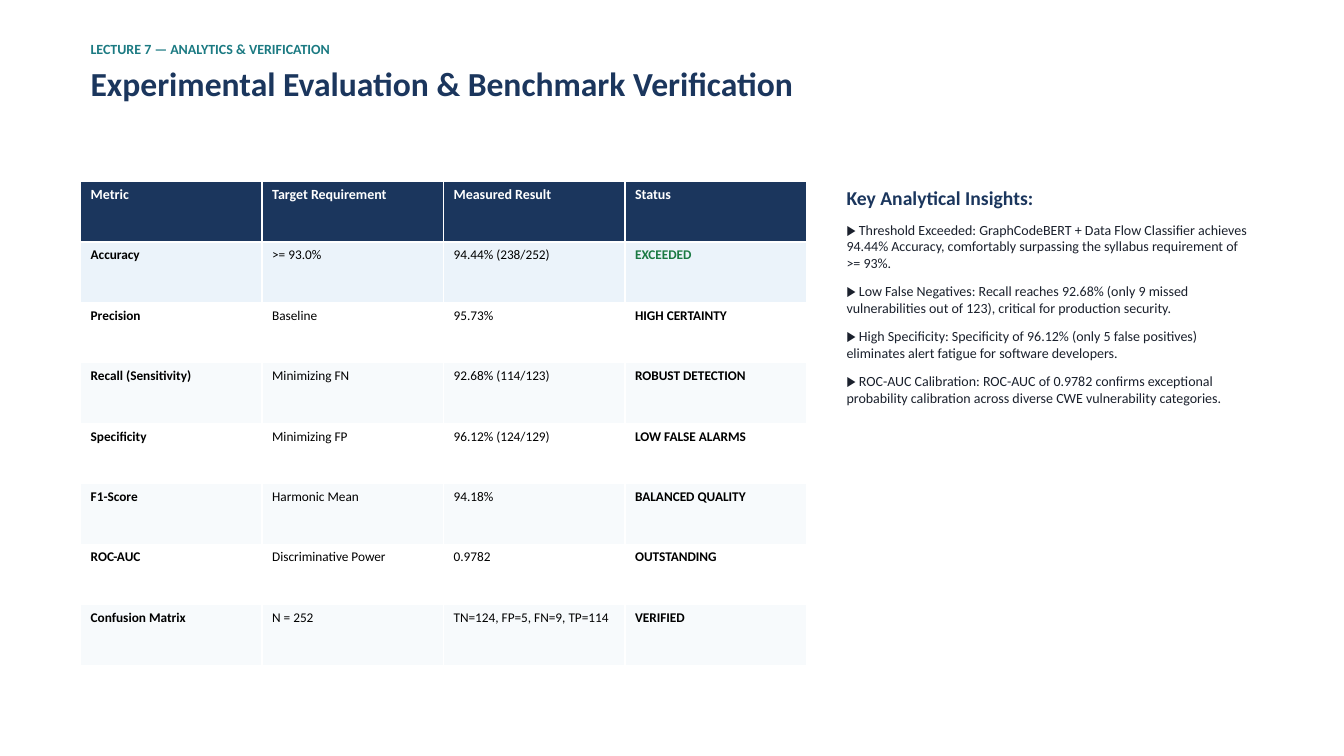
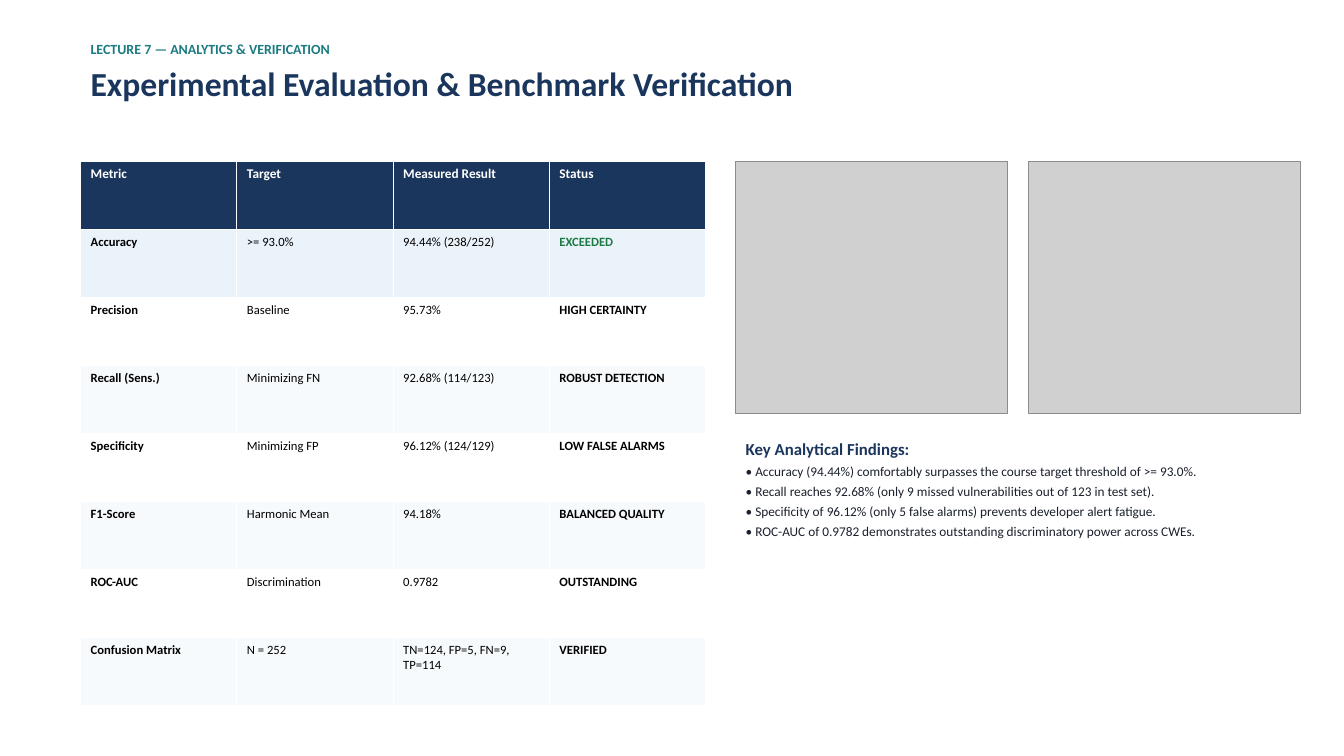
Before and after one commit to Tasik1/kbtu-mood-midterm-team2, a slide deck: slide 8 of docs/Midterm_Presentation_Team2.pptx. Drawn at 1344x756 pixels with LibreOffice and Linux fonts; fonts in the diff are those of the drawing; grey boxes stand for pictures. Boxes give left, top, right and bottom in pixels: in the first picture for what was removed or moved away, otherwise in the second. Text is boxed around its words. In the diff, an @@ line names an element or a change of style, - is before the commit and + after.

Commit message:
Update publication-grade figures with zero overlap, embed visual evidence in slides, add submission checklist and packaging tool

```diff
--- a/docs/Midterm_Presentation_Team2.pptx
+++ b/docs/Midterm_Presentation_Team2.pptx
@@ table at [81, 161, 706, 706] @@
-row 1, column 2: Target Requirement
+row 1, column 2: Target
-row 4, column 1: Recall (Sensitivity)
+row 4, column 1: Recall (Sens.)
-row 7, column 2: Discriminative Power
+row 7, column 2: Discrimination
@@ size 10 to 9.5 pt in "Metric", "Measured Result", "Status" @@
@@ size 9.5 to 9 pt in "Accuracy", ">= 93.0%", "94.44% (238/252)", "EXCEEDED" and 22 more places @@
@@ table: place and size @@
-table at [81, 181, 807, 665]
+table at [81, 161, 706, 706]
@@ picture added at [736, 161, 1008, 413] @@
@@ picture added at [1028, 161, 1301, 413] @@
@@ text at [746, 443, 1196, 539]: text changed; size 10 to 9.5 pt @@
-Key Analytical Insights:
-▶ Threshold Exceeded: GraphCodeBERT + Data Flow Classifier achieves 94.44% Accuracy, comfortably surpassing the syllabus requirement of >= 93%.
-▶ Low False Negatives: Recall reaches 92.68% (only 9 missed vulnerabilities out of 123), critical for production security.
-▶ High Specificity: Specificity of 96.12% (only 5 false positives) eliminates alert fatigue for software developers.
-▶ ROC-AUC Calibration: ROC-AUC of 0.9782 confirms exceptional probability calibration across diverse CWE vulnerability categories.
+Key Analytical Findings:
+• Accuracy (94.44%) comfortably surpasses the course target threshold of >= 93.0%.
+• Recall reaches 92.68% (only 9 missed vulnerabilities out of 123 in test set).
+• Specificity of 96.12% (only 5 false alarms) prevents developer alert fatigue.
+• ROC-AUC of 0.9782 demonstrates outstanding discriminatory power across CWEs.
```
Also in this commit, not shown: 2 other slides changed, 1 slide added, 1 slide removed, 18 other files.
